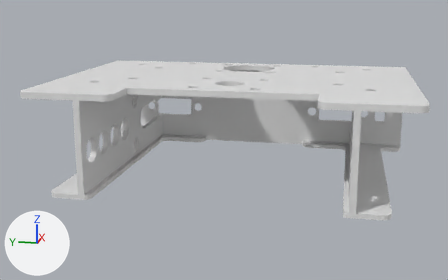
One commit to the Blender file pre/010.blend: the scene before it, then after it.
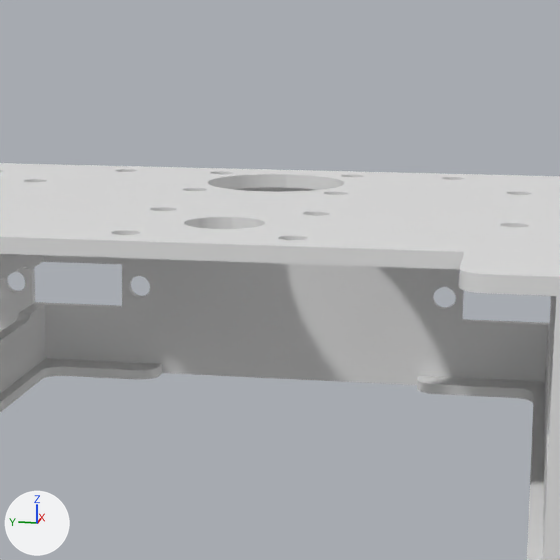
There are two pictures of each version: one whole from a camera (50 mm lens) standing at (-255.0, -37.9, 63.6) and looking at (-44.7, 4.1, 11.0), one close up on the part from 33% to 79% of the width and 0% to 75% of the height. Lighting does not change. The marker at lower left points along +X, +Y and +Z.

The first close-up shows 'frame'.
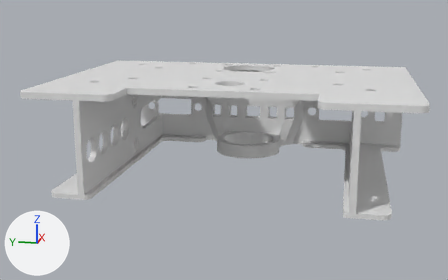
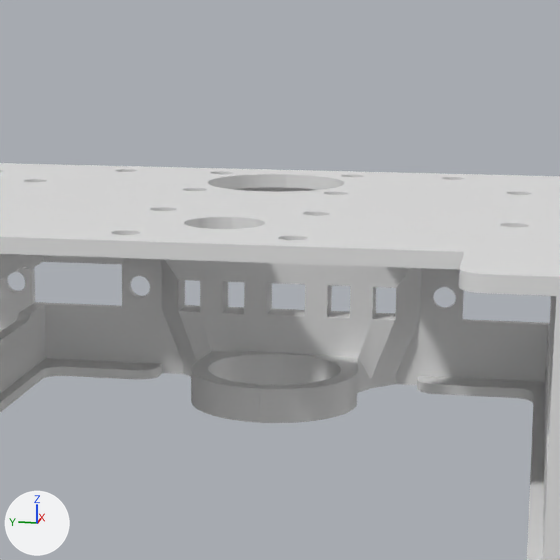
Changed parts and their boxes (x1, y1, x2, y2) in the close-ups (560 x 560 px):
part 1 of me_frame, built on
    before: (116, 167, 462, 385)
    after: (116, 167, 462, 423)

Edits to the bpy script that builds the scene:
```text
Change me_frame:
    used by ob_frame; location = (-54.2, 0.0, 30.5); scale = (6.25, 6.25, 1.0)
    remove me_frame.from_pydata(...)  # 1422 vertices, 2097 faces; spans x -4.9..8.7, y -9.6..0.0, z -30.5..2.5
    add me_frame.from_pydata(...)  # 1576 vertices, 2280 faces; spans x -4.9..8.7, y -9.6..0.0, z -30.5..2.5
    me_frame part 1
    6 vertices are removed from x 8.4..8.7, y -3.3..0.0, z -20.0..0.5
    43 faces are deleted
    2 vertices move from x 8.4..8.7, y 0.0, z -29.0 to x 8.4..8.7, y 0.0, z -25.5
    44 vertices are added at x 4.2..8.7, y -2.2..0.0, z -30.5..0.5
    7 new vertices lie (0.0, 0.6, 0.0) away from vertices in x 8.4..8.7, y -3.3, z -30.5..2.5
    6 new vertices lie (0.0, -0.5, 0.0) away from vertices in x 8.4..8.7, y 0.0, z -30.5..2.5
    6 new vertices lie (0.0, -0.5, 0.0) away from vertices in x 8.4..8.7, y -0.5, z -30.5..2.5
    6 new vertices lie (0.0, -0.6, 0.0) away from vertices in x 8.4..8.7, y -1.0, z -30.5..2.5
    6 new vertices lie (0.0, 0.0, -5.0) away from vertices in x 8.7, y -3.3..0.0, z 0.5
    6 new vertices lie (0.0, 0.5, 0.0) away from vertices in x 8.4..8.7, y -2.7, z -30.5..2.5
    8 new vertices lie (-0.8, 0.0, 0.0) away from vertices in x 8.7, y -3.3..0.0, z -30.5..-4.5
    14 new vertices lie (0.0, 0.0, -5.0) away from vertices in x 7.9..8.7, y -3.3..0.0, z -4.5
    12 new vertices lie (0.0, 0.0, -5.0) away from vertices in x 7.9..8.7, y -2.7..0.0, z -9.5
    10 new vertices lie (0.0, 0.0, -5.0) away from vertices in x 7.9..8.7, y -2.7..-0.5, z -14.5
    6 new vertices lie (0.3, 0.0, 5.0) away from vertices in x 7.9, y -3.3..0.0, z -4.5
    29 new vertices lie (0.0, 0.0, 5.0) away from vertices in x 4.2..7.9, y -2.0..0.0, z -30.5
    226 new faces join them
```
